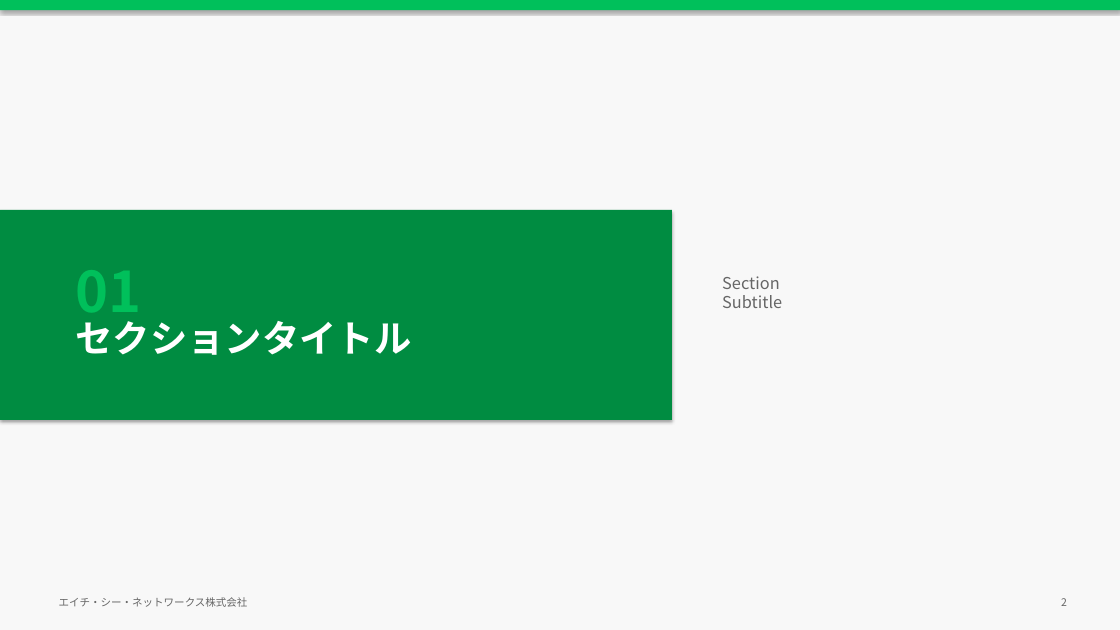
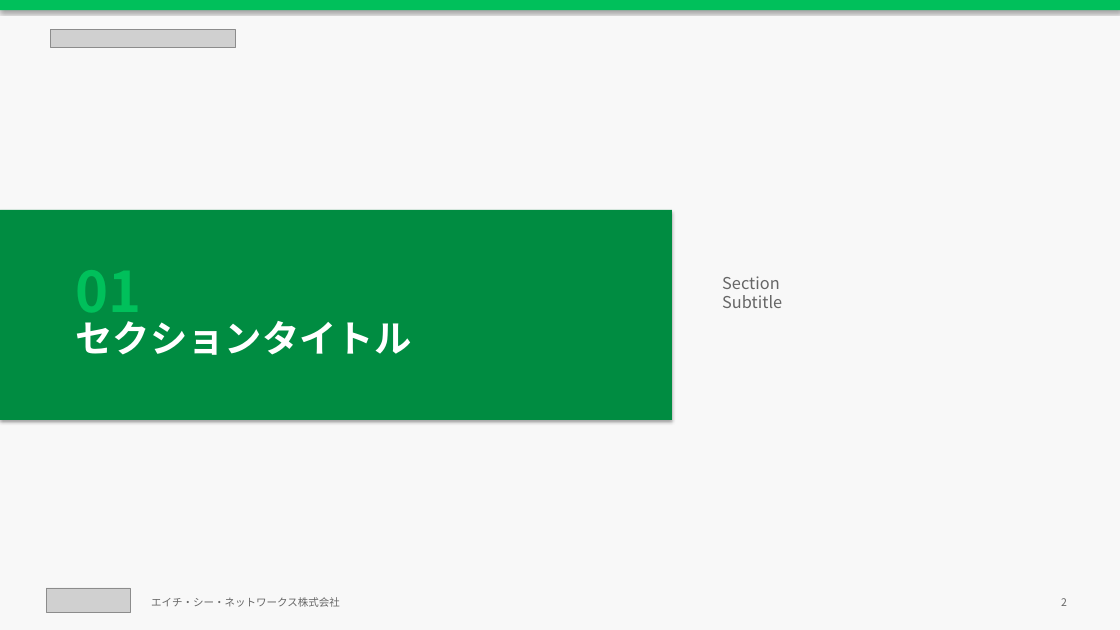
Before and after one commit to Enkhee-iu/SmartAttend, a slide deck: slide 2 of docs/templates/HCNET_PowerPoint_Template.pptx. Drawn at 1120x630 pixels with LibreOffice and Linux fonts; fonts in the diff are those of the drawing; grey boxes stand for pictures. Boxes give left, top, right and bottom in pixels: in the first picture for what was removed or moved away, otherwise in the second. Text is boxed around its words. In the diff, an @@ line names an element or a change of style, - is before the commit and + after.

```diff
--- a/docs/templates/HCNET_PowerPoint_Template.pptx
+++ b/docs/templates/HCNET_PowerPoint_Template.pptx
@@ picture added at bbox=[50, 29, 235, 47] @@
@@ picture added at bbox=[46, 588, 130, 613] @@
@@ text "エイチ・シー・ネットワークス株式会社": place and size @@
-text "エイチ・シー・ネットワークス株式会社" at bbox=[59, 597, 248, 607]
+text "エイチ・シー・ネットワークス株式会社" at bbox=[151, 597, 340, 607]
```
Also in this commit, not shown: 8 other slides changed, 7 slides added, 4 other files.
